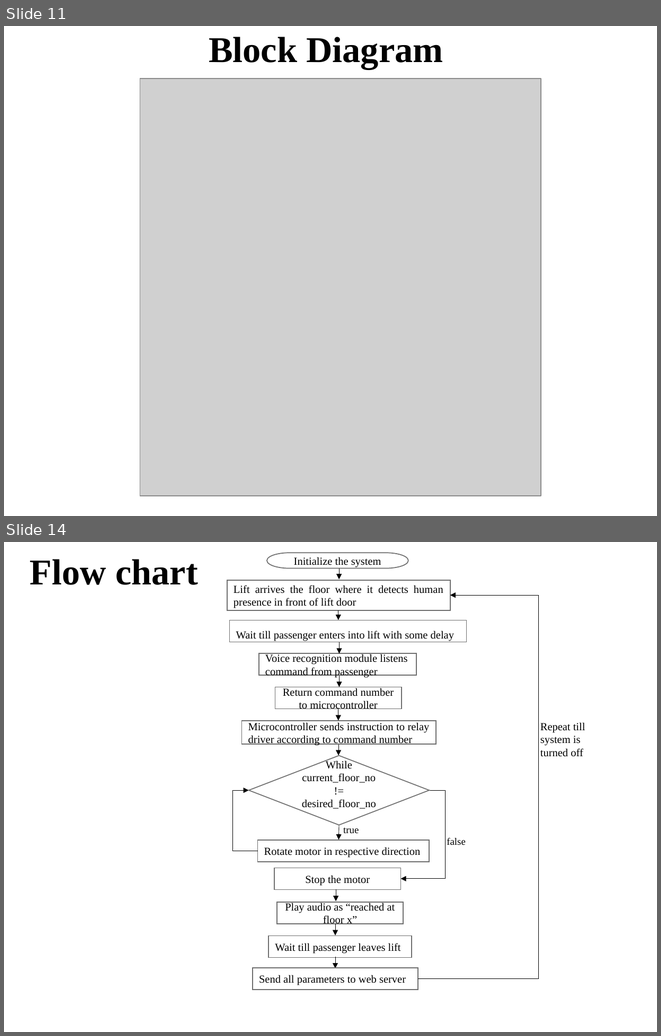
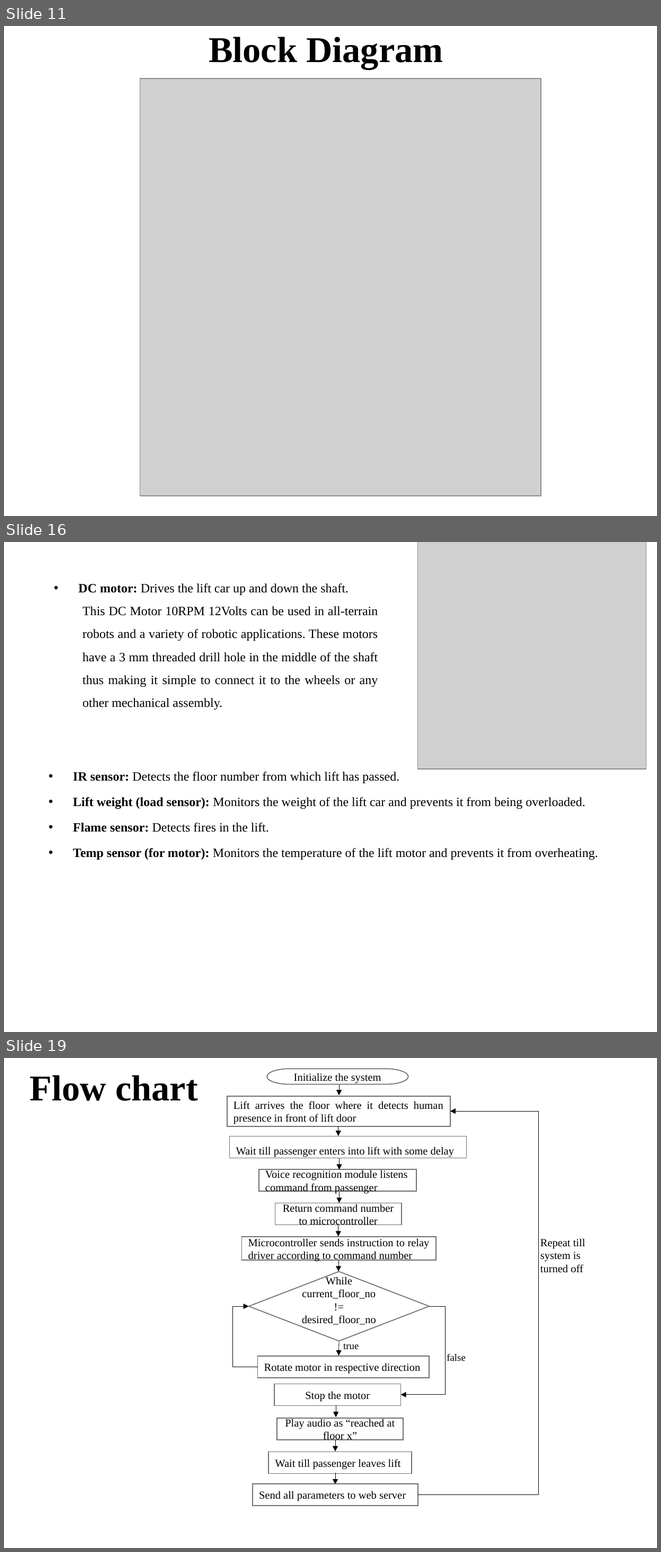
Before and after one commit to OnkarWaman/Voice-Operated-Lift, a slide deck: 5) Stage-I PPT/our ppt.pptx. Shown one above the other, each under a label of ours: slides 11 and 14 before the commit, slides 11, 16 and 19 after it; the slides between them are not shown. The pictures are 661x1036 and 661x1552 pixels, drawn with LibreOffice and Linux fonts; fonts in the diff are those of the drawing; grey boxes stand for pictures. Boxes give left, top, right and bottom in pixels: in the first picture for what was removed or moved away, otherwise in the second. Text is boxed around its words. In the diff, an @@ line names an element or a change of style, - is before the commit and + after.

```diff
--- a/5) Stage-I PPT/our ppt.pptx
+++ b/5) Stage-I PPT/our ppt.pptx
@@ slide 16 added at [4, 542, 657, 1032], background #FFFFFF @@
@@ picture added at [417, 542, 646, 769] @@
@@ text added at [78, 583, 378, 709], 14 pt, text #000000 @@
+• DC motor: Drives the lift car up and down the shaft.
+  This DC Motor 10RPM 12Volts can be used in all-terrain robots and a variety of robotic applications. These motors have a 3 mm threaded drill hole in the middle of the shaft thus making it simple to connect it to the wheels or any other mechanical assembly.
@@ text added at [73, 771, 598, 859], 14 pt, text #000000 @@
+• IR sensor: Detects the floor number from which lift has passed.
+• Lift weight (load sensor): Monitors the weight of the lift car and prevents it from being overloaded.
+• Flame sensor: Detects fires in the lift.
+• Temp sensor (for motor): Monitors the temperature of the lift motor and prevents it from overheating.
@@ what was slide 14 is now slide 19 @@
```
Also in this commit, not shown: 13 slides changed, 4 other slides added.
